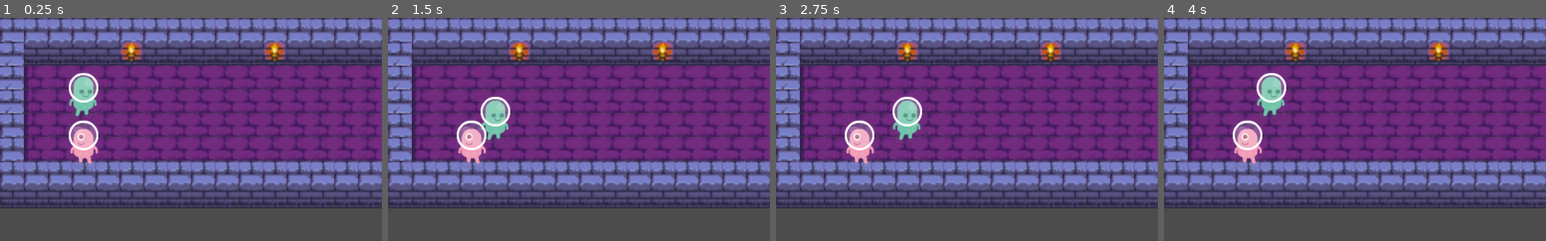
Above: before the commit, frames 1-4 (left to right).
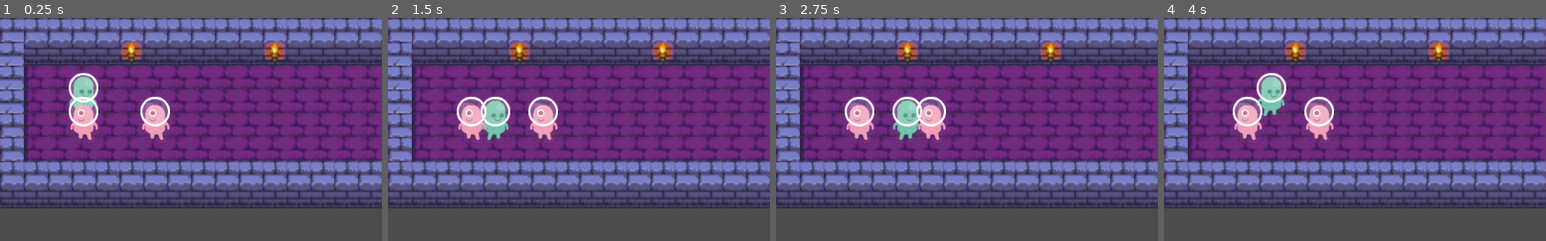
Above: after the commit, the same moments.

Repository: Shoes01/souls-1
Game: Godot game, scene res://Main.tscn
Two runs of this game, one before a commit and one after it. Both use one fixed random seed, a clock stepped at 60 frames per second and the inputs below.
Inputs:
- Up to frame 1 (0.25 s): no input
- Up to frame 2 (1.5 s): tap Enter at 0.5 s; hold Right (ui_right) 0.53-1.28 s; hold G (custom_item_pickup) 0.53-1.28 s; tap Space at 1.25 s; hold Down (ui_down) from 1.28 s (still down); tap G (custom_item_pickup) at 1.35 s
- Up to frame 3 (2.75 s): tap Enter at 2 s; release Down (ui_down) at 2.03 s; hold Right (ui_right) from 2.03 s (still down); hold G (custom_item_pickup) from 2.03 s (still down)
- Up to frame 4 (4 s): tap Space at 2.75 s; release Right (ui_right) at 2.78 s; release G (custom_item_pickup) at 2.78 s; hold Up (ui_up) 2.78-3.53 s; tap G (custom_item_pickup) at 2.85 s; tap Enter at 3.5 s; hold Left (ui_left) from 3.53 s (still down); hold G (custom_item_pickup) from 3.53 s (still down)
The pictures show only the part of the screen within x 0-50%, y 0-50%; the shares and areas given below are measured in that part.

The runs differ from the first frame. In frame 1, 3.0% of the frame differs, in the area x 18-45%, y 35-66%; in frame 2, 3.0%; in frame 3, 3.0%; in frame 4, 3.0%.

Commit message:
Expand InventorySystem functionality
Can select items and choose an action. Only Drop works at the moment.

Diff:
--- a/Main.gd
+++ b/Main.gd
@@ -15,8 +15,10 @@
 	$Gameboard/MovementSystem.connect("begin_combat", $Gameboard/CombatSystem, "_on_begin_combat")
 	$Gameboard/CombatSystem.connect("stat_reduced", $Gameboard/DamageSystem, "_on_stat_reduced")
 	$Gameboard/DamageSystem.connect("died", $Gameboard/DeathSystem, "_on_died")
-	$Gameboard/DeathSystem.connect("created_new_entity", $Gameboard, "_on_created_new_entity")
+	$Gameboard/DeathSystem.connect("add_child_entity", $Gameboard, "_on_add_child_entity")
 	$Gameboard/ItemPickupSystem.connect("removed_entity", $Gameboard, "_on_removed_entity")
+	$UI/InventoryMenu.connect("drop", $Gameboard/InventorySystem, "_on_drop")
+	$Gameboard/InventorySystem.connect("add_child_entity", $Gameboard, "_on_add_child_entity")
 
 
 func _unhandled_input(event: InputEvent) -> void:
--- a/Main.tscn
+++ b/Main.tscn
@@ -12,6 +12,7 @@
 [ext_resource path="res://systems/DeathSystem.gd" type="Script" id=10]
 [ext_resource path="res://systems/ItemPickupSystem.gd" type="Script" id=11]
 [ext_resource path="res://ui/InventoryMenu.tscn" type="PackedScene" id=12]
+[ext_resource path="res://systems/InventorySystem.gd" type="Script" id=13]
 
 [node name="Main" type="Node"]
 script = ExtResource( 1 )
@@ -36,7 +37,10 @@
 [node name="ItemPickupSystem" type="Node" parent="Gameboard"]
 script = ExtResource( 11 )
 
-[node name="UI" type="Node" parent="."]
+[node name="InventorySystem" type="Node" parent="Gameboard"]
+script = ExtResource( 13 )
+
+[node name="UI" type="CanvasLayer" parent="."]
 script = ExtResource( 4 )
 
 [node name="CharacterMenu" parent="UI" instance=ExtResource( 5 )]
--- a/board/Gameboard.gd
+++ b/board/Gameboard.gd
@@ -13,14 +13,17 @@
 
 
 func _ready() -> void:
-	# Prepare PC
+	# Prepare PC.
 	add_child(player_character)
 	player_character.position = grid.calculate_map_position(Vector2(3, 3))
 
-	# Prepare NPC
+	# Prepare NPCs.
 	var npc: Entity = load("res://entity/entities/NonPlayerCharacter.tscn").instance()
 	add_child(npc)
-	npc.position = grid.calculate_map_position(Vector2(3, 5))
+	npc.position = grid.calculate_map_position(Vector2(3, 4))
+	var npc2: Entity = load("res://entity/entities/NonPlayerCharacter.tscn").instance()
+	add_child(npc2)
+	npc2.position = grid.calculate_map_position(Vector2(6, 4))
 
 
 func _unhandled_input(event: InputEvent) -> void:
@@ -56,7 +59,7 @@
 		get_tree().set_input_as_handled()
 
 
-func _on_created_new_entity(entity: Entity) -> void:
+func _on_add_child_entity(entity: Entity) -> void:
 	add_child(entity)
 
 
--- a/components/InventoryComponent.gd
+++ b/components/InventoryComponent.gd
@@ -3,6 +3,10 @@
 
 
 var contents: Array = [] setget set_contents, get_contents
+
+
+func _ready() -> void:
+	get_parent().add_to_group("inventory")
 
 
 func set_contents(new_contents: Array) -> void:
@@ -15,3 +19,18 @@
 
 func add_item(item: Entity) -> void:
 	contents.append(item)
+
+
+func remove_item(item: Entity) -> void:
+	var index := 0
+
+	for stored_item in contents:
+		if item._id == stored_item._id:
+			contents.remove(index)
+			break
+		else:
+			index += 1
+
+
+func get_class() -> String:
+	return "InventoryComponent"
--- a/components/ItemComponent.gd
+++ b/components/ItemComponent.gd
@@ -3,5 +3,14 @@
 extends Node
 
 
+var is_consumable := false
+var is_equippable := false
+var is_droppable := true
+
+
 func _ready() -> void:
 	get_parent().add_to_group("item")
+
+
+func get_class() -> String:
+	return "ItemComponent"
--- a/components/JobComponent.gd
+++ b/components/JobComponent.gd
@@ -26,3 +26,7 @@
 
 func get_stat_assignment() -> Array:
 	return stat_assignment
+
+
+func get_class() -> String:
+	return "JobComponent"
--- a/components/SoulComponent.gd
+++ b/components/SoulComponent.gd
@@ -36,3 +36,7 @@
 
 func get_column_count()  -> int:
 	return len(_soul[0])
+
+
+func get_class() -> String:
+	return "SoulComponent"
--- a/components/SpriteComponent.gd
+++ b/components/SpriteComponent.gd
@@ -1,3 +1,7 @@
 ## Just use a Sprite node as the component.
 class_name SpriteComponent
 extends Sprite
+
+
+func get_class() -> String:
+	return "SpriteComponent"
--- a/entity/Entity.gd
+++ b/entity/Entity.gd
@@ -7,8 +7,7 @@
 
 
 var _id: int = get_instance_id()
-var _position: Vector2 = position # I kind of need a position component. But I think SpriteComponent would need to be a child of the PositionComponent for any of it to make sense.
-# Or that changing PositionComponent would update the parent_node()'s position. Which is also kind of dumb.
+
 
 func _ready() -> void:
 	#print("Entity is ready. ID: ", _id)
@@ -17,12 +16,16 @@
 
 func get_component(value: String) -> Node:
 	for child in get_children():
-		if child.name == value:
+		if child.get_class() == value:
 			return child
 
 	print("Failed to get component ", value, ".")
+	for child in get_children():
+		print(child.get_class())
+
 	return null
 
 
 func attach_component(component: Node) -> void:
+	print("Added component: ", component)
 	add_child(component)
--- a/project.godot
+++ b/project.godot
@@ -43,6 +43,11 @@
 "class": "InventoryComponent",
 "language": "GDScript",
 "path": "res://components/InventoryComponent.gd"
+}, {
+"base": "Node",
+"class": "InventorySystem",
+"language": "GDScript",
+"path": "res://systems/InventorySystem.gd"
 }, {
 "base": "Node",
 "class": "ItemComponent",
@@ -102,6 +107,7 @@
 "GameBoard": "",
 "Grid": "",
 "InventoryComponent": "",
+"InventorySystem": "",
 "ItemComponent": "",
 "ItemPickupSystem": "",
 "JobComponent": "",
--- a/systems/DeathSystem.gd
+++ b/systems/DeathSystem.gd
@@ -2,7 +2,7 @@
 extends Node
 
 
-signal created_new_entity(entity)
+signal add_child_entity(entity)
 
 var loot_sub_system: Resource = preload("res://systems/LootSubSystem.tres")
 
@@ -16,6 +16,6 @@
 	# Set its position.
 	soul_loot_entity.set_position(entity.position)
 
-	emit_signal("created_new_entity", soul_loot_entity)
+	emit_signal("add_child_entity", soul_loot_entity)
 
 	entity.queue_free()
--- /dev/null
+++ b/systems/InventorySystem.gd
@@ -0,0 +1,14 @@
+class_name InventorySystem
+extends Node
+
+
+signal add_child_entity(entity)
+
+
+func _on_drop(item: Entity, entity: Entity) -> void:
+	# Remove from inventory.
+	var inventory_component: Node = entity.get_component("InventoryComponent")
+	inventory_component.remove_item(item)
+	# Add to child of gameboard
+	item.position = entity.position
+	emit_signal("add_child_entity", item)
--- a/systems/LootSubSystem.gd
+++ b/systems/LootSubSystem.gd
@@ -6,9 +6,9 @@
 func generate_soul(soul_component: SoulComponent) -> Entity:
 	# Create new entity.
 	var entity : Entity = load("res://entity/Entity.gd").new()
-
+	entity.set_name("Soul Jar")
 	# Add components.
-	## Already has a position component.
+	## Position component is part of the entity...
 	## Add Sprite component.
 	var sprite_component: Node = load("res://components/SpriteComponent.gd").new()
 	var sprite_texture: Texture = load("res://assets/SoulItem.png")
@@ -16,8 +16,7 @@
 	entity.attach_component(sprite_component)
 	## Add Item component.
 	var item_component: Node = load("res://components/ItemComponent.gd").new()
+	item_component.is_consumable = true
 	entity.attach_component(item_component)
 
-	entity.set_z_index(0)
-
 	return entity
--- a/ui/InventoryMenu.gd
+++ b/ui/InventoryMenu.gd
@@ -1,11 +1,23 @@
 extends Control
 
 
+signal closed()
+signal drop(dropped_item, entity)
+
+var _cached_contents : Array
+var _cached_entity : Entity
+var _cached_selected_item : Entity
+
+
+func _ready() -> void:
+	#$Panel/ItemList/PopupMenu.
+	pass
+
+
 func open_menu(entity: Entity) -> void:
-	# List all the items in the entity inventory
-	# Allow the user to click on an itme with a mouse
-	## popup menu allows you to consume item
-	var contents = entity.get_component("InventoryComponent").get_contents()
+	_cached_entity = entity
+	var contents: Array = entity.get_component("InventoryComponent").get_contents()
+	_cached_contents = contents
 
 	for item in contents:
 		$Panel/ItemList.add_item(item.name)
@@ -14,4 +26,42 @@
 
 
 func close_menu():
+	$Panel/ItemList.clear()
 	set_visible(false)
+
+
+func _on_ItemList_item_activated(index: int) -> void:
+	var entity = _cached_contents[index]
+	var item_component = entity.get_component("ItemComponent")
+	_cached_selected_item = entity
+
+	# Popup Menu options
+	## Consume
+	## Drop
+	## Equip
+
+	if item_component.is_consumable:
+		$Panel/ItemList/PopupMenu.set_item_disabled(0, false)
+	else:
+		$Panel/ItemList/PopupMenu.set_item_disabled(0, true)
+
+	if item_component.is_droppable:
+		$Panel/ItemList/PopupMenu.set_item_disabled(1, false)
+	else:
+		$Panel/ItemList/PopupMenu.set_item_disabled(1, true)
+
+	if item_component.is_equippable:
+		$Panel/ItemList/PopupMenu.set_item_disabled(2, false)
+	else:
+		$Panel/ItemList/PopupMenu.set_item_disabled(2, true)
+
+	$Panel/ItemList/PopupMenu.set_visible(true)
+
+
+func _on_PopupMenu_index_pressed(index: int) -> void:
+	# 0 : consume
+	if index == 1:
+		emit_signal("drop", _cached_selected_item, _cached_entity)
+		emit_signal("closed")
+
+	# 2 : equip
--- a/ui/InventoryMenu.tscn
+++ b/ui/InventoryMenu.tscn
@@ -14,3 +14,14 @@
 [node name="ItemList" type="ItemList" parent="Panel"]
 anchor_right = 1.0
 anchor_bottom = 1.0
+
+[node name="PopupMenu" type="PopupMenu" parent="Panel/ItemList"]
+anchor_top = 0.5
+anchor_right = 1.0
+anchor_bottom = 0.5
+margin_top = -10.0
+margin_bottom = 10.0
+items = [ "Consume", null, 0, false, false, 0, 0, null, "", false, "Drop", null, 0, false, false, 1, 0, null, "", false, "Equip", null, 0, false, false, 2, 0, null, "", false ]
+
+[connection signal="item_activated" from="Panel/ItemList" to="." method="_on_ItemList_item_activated"]
+[connection signal="index_pressed" from="Panel/ItemList/PopupMenu" to="." method="_on_PopupMenu_index_pressed"]
--- a/ui/UI.gd
+++ b/ui/UI.gd
@@ -2,6 +2,10 @@
 
 
 signal game_state_has_changed()
+
+
+func _ready() -> void:
+	$InventoryMenu.connect("closed", self, "close")
 
 
 func _on_opened_character_menu(entity: Entity) -> void:
@@ -20,8 +24,12 @@
 	if Global.game_state[-1] != Global.State.STATE_MENU: return
 
 	if event.is_action_pressed("ui_cancel"):
-		Global.game_state.pop_back()
-		emit_signal("game_state_has_changed")
-		$CharacterMenu.close_menu()
-		$InventoryMenu.close_menu()
-		get_tree().set_input_as_handled()
+		close()
+
+
+func close() ->void:
+	Global.game_state.pop_back()
+	emit_signal("game_state_has_changed")
+	$CharacterMenu.close_menu()
+	$InventoryMenu.close_menu()
+	get_tree().set_input_as_handled()
Not shown: 1 places in Main.tscn that only renumber resources
Not shown, changed: TODO.md
